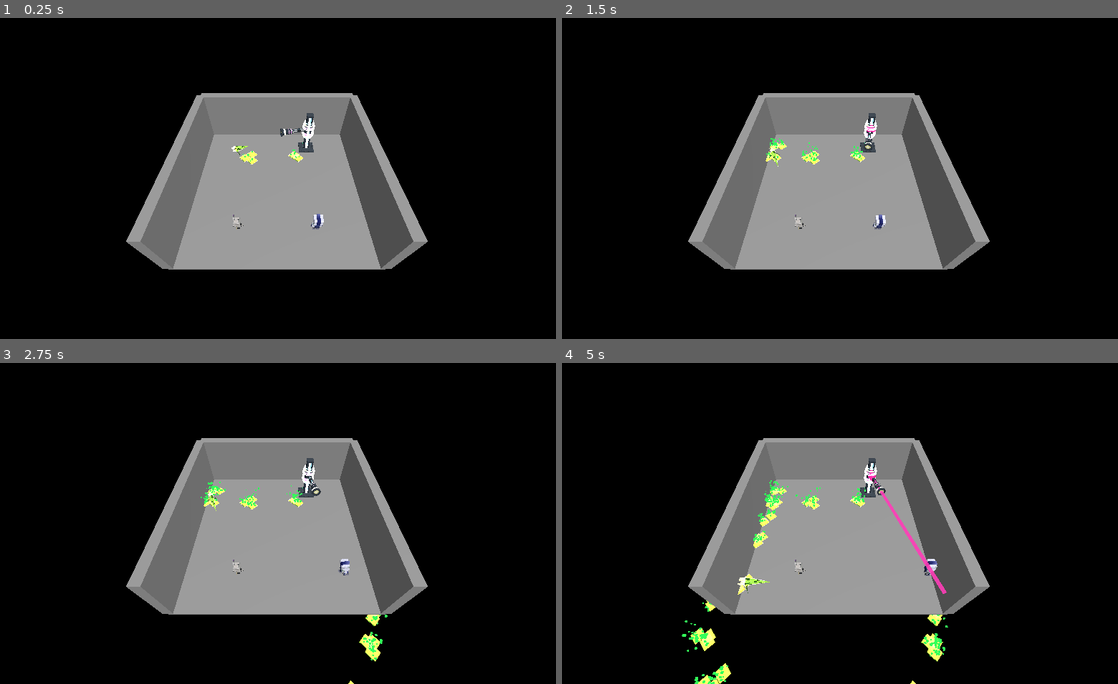
Above: before the commit, frames 1-4 (two rows, left to right).
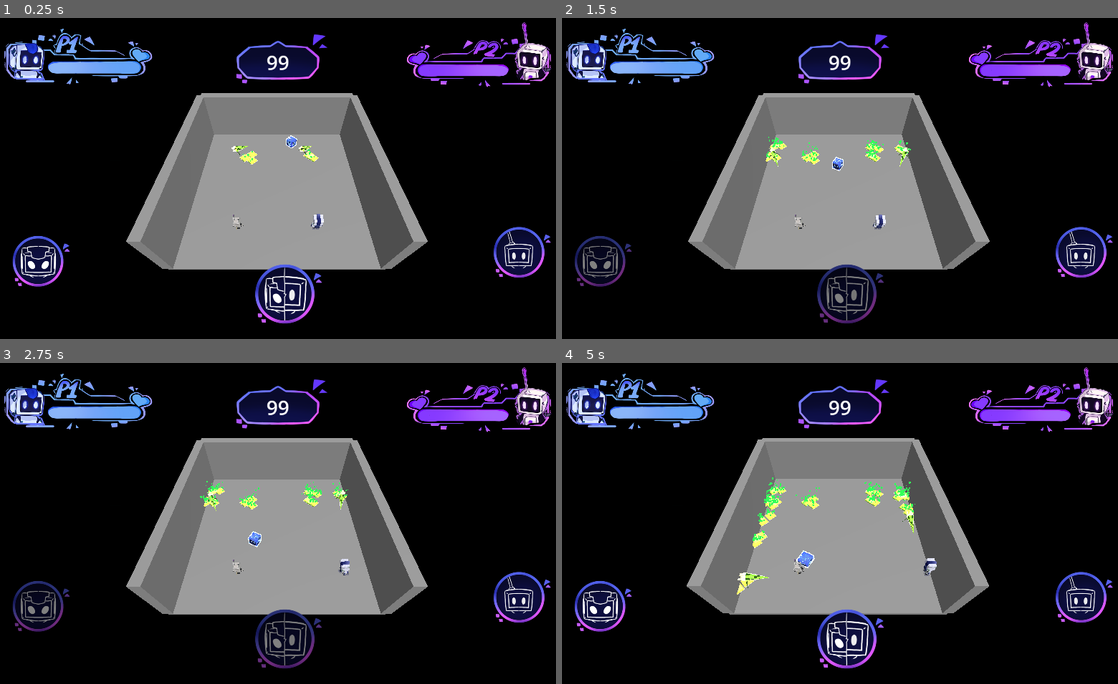
Above: after the commit, the same moments.

Repository: krl0sconk/Overcharge
Game: Godot game, scene res://scenes/maps/rooms/test_room.tscn
Two runs of this game, one before a commit and one after it. Both use one fixed random seed, a clock stepped at 60 frames per second and the inputs below. This scene is started directly instead of the project's main scene.
Inputs (mouse positions are in pixels of both pictures, inside the frame that each line leads up to):
- Up to frame 1 (0.25 s): no input
- Up to frame 2 (1.5 s): click (862, 268) at 0.52 s; click (612, 239) at 1.27 s
- Up to frame 3 (2.75 s): tap Enter at 2 s; move the mouse to (400, 507) at 2.02 s; hold D (move_right) from 2.03 s (still down); hold Space (attack) from 2.03 s (still down); click (400, 507) at 2.17 s
- Up to frame 4 (5 s): release D (move_right) at 2.75 s; release Space (attack) at 2.75 s; click (1095, 574) at 2.77 s; drag from (723, 539) to (812, 587) at 3.52 s; move the mouse to (895, 452) at 4.27 s; hold D (move_right) from 4.28 s (still down); hold Space (attack) from 4.28 s (still down)

The runs differ from the first frame. In frame 1, 9.8% of the frame differs, in the area x 0-100%, y 1-96%; in frame 2, 9.6%; in frame 3, 9.9%; in frame 4, 12%, in the area x 0-100%, y 1-100%.

Commit message:
corrige script de Plato e instancia HUD en test_room
Plato usaba por error el script de AbilityComponent en vez de plato.gd,
por lo que nunca se movía. Además test_room ahora instancia HUD.tscn
en vez de un CanvasLayer vacío con el script pegado a mano.

Diff:
--- a/scenes/entities/players/plato.tscn
+++ b/scenes/entities/players/plato.tscn
@@ -1,6 +1,7 @@
 [gd_scene format=3 uid="uid://cbhbrdnsv1ksh"]
 
 [ext_resource type="Script" uid="uid://mfkxkr0v1kyu" path="res://scripts/components/AbilityComponent.gd" id="1_bqfvr"]
+[ext_resource type="Script" uid="uid://b8g0oh5m6botp" path="res://scripts/entities/players/plato.gd" id="14_plato"]
 [ext_resource type="PackedScene" uid="uid://bg34abnkufbxp" path="res://assets/entities/players/Pl4-to/Pl4-to.gltf" id="2_bqfvr"]
 [ext_resource type="Script" uid="uid://eg6mlm88houw" path="res://scripts/components/HealthComponent.gd" id="2_y7qex"]
 [ext_resource type="Resource" uid="uid://bp3p6li46dtqu" path="res://resources/stats/player2_stats.tres" id="3_iy3nf"]
@@ -13,10 +14,6 @@
 [ext_resource type="Script" uid="uid://ckpe7ipejhwka" path="res://scripts/components/HitFeedbackComponent.gd" id="12_0p601"]
 [ext_resource type="Script" uid="uid://bue8ncdmx7agq" path="res://scripts/abilities/ProjectileAbility.gd" id="12_altmf"]
 [ext_resource type="Script" uid="uid://bxe8h82evh8aa" path="res://scripts/abilities/ReturnNodeAbility.gd" id="13_pokno"]
-
-[sub_resource type="Resource" id="Resource_pntq1"]
-script = ExtResource("12_altmf")
-metadata/_custom_type_script = "uid://bue8ncdmx7agq"
 
 [sub_resource type="BoxShape3D" id="BoxShape3D_j8abd"]
 size = Vector3(0.54467773, 1.1705322, 0.50787354)
@@ -39,8 +36,7 @@
 [node name="Plato" type="CharacterBody3D" unique_id=1961644514 groups=["players"]]
 collision_layer = 2
 collision_mask = 5
-script = ExtResource("1_bqfvr")
-ability = SubResource("Resource_pntq1")
+script = ExtResource("14_plato")
 
 [node name="Model" type="Node3D" parent="." unique_id=193632633]
 transform = Transform3D(0.485, 0, 0, 0, 0.485, 0, 0, 0, 0.485, 0.0029711723, -0.04159665, 0)
--- a/scenes/maps/rooms/test_room.tscn
+++ b/scenes/maps/rooms/test_room.tscn
@@ -3,10 +3,10 @@
 [ext_resource type="Script" uid="uid://dqjds2236kjuh" path="res://scripts/maps/test_room_spawner.gd" id="1_k2ml6"]
 [ext_resource type="PackedScene" uid="uid://bvl0vay2np0rk" path="res://scenes/entities/players/nitzsch.tscn" id="2_1htl0"]
 [ext_resource type="PackedScene" uid="uid://cbhbrdnsv1ksh" path="res://scenes/entities/players/plato.tscn" id="3_plato"]
-[ext_resource type="PackedScene" uid="uid://dyasvt6qqg5mx" path="res://scenes/entities/enemies/centinela.tscn" id="4_pntq1"]
 [ext_resource type="PackedScene" uid="uid://twwwgkhxbnpr" path="res://scenes/entities/enemies/spam.tscn" id="5_rl67d"]
 [ext_resource type="PackedScene" uid="uid://bfm4s8lc0tvjm" path="res://scenes/entities/enemies/virus.tscn" id="6_sbtv8"]
 [ext_resource type="PackedScene" uid="uid://d2wtgm36hvepn" path="res://scenes/entities/enemies/yunque.tscn" id="7_t3bns"]
+[ext_resource type="PackedScene" uid="uid://br7bofx6kpphh" path="res://scenes/ui/HUD.tscn" id="8_rl67d"]
 
 [sub_resource type="Environment" id="Environment_ygx7y"]
 ambient_light_source = 2
@@ -34,7 +34,7 @@
 [node name="TestRoom" type="Node3D" unique_id=2041491567]
 script = ExtResource("1_k2ml6")
 player_scenes = Array[PackedScene]([ExtResource("2_1htl0"), ExtResource("3_plato")])
-enemy_scenes = Array[PackedScene]([ExtResource("4_pntq1"), ExtResource("5_rl67d"), ExtResource("6_sbtv8"), ExtResource("7_t3bns")])
+enemy_scenes = Array[PackedScene]([ExtResource("5_rl67d"), ExtResource("6_sbtv8"), ExtResource("7_t3bns")])
 
 [node name="Camera3D" type="Camera3D" parent="." unique_id=883347460]
 transform = Transform3D(1, 0, 0, 0, 0.64278764, 0.76604444, 0, -0.76604444, 0.64278764, 0, 10, 8)
@@ -107,3 +107,5 @@
 
 [node name="DirectionalLight3D" type="DirectionalLight3D" parent="." unique_id=82705742]
 transform = Transform3D(0.8660254, -0.43301272, 0.24999999, 0, 0.49999997, 0.86602545, -0.5, -0.75, 0.43301266, 0, 0, 0)
+
+[node name="HUD" parent="." unique_id=278377738 instance=ExtResource("8_rl67d")]
